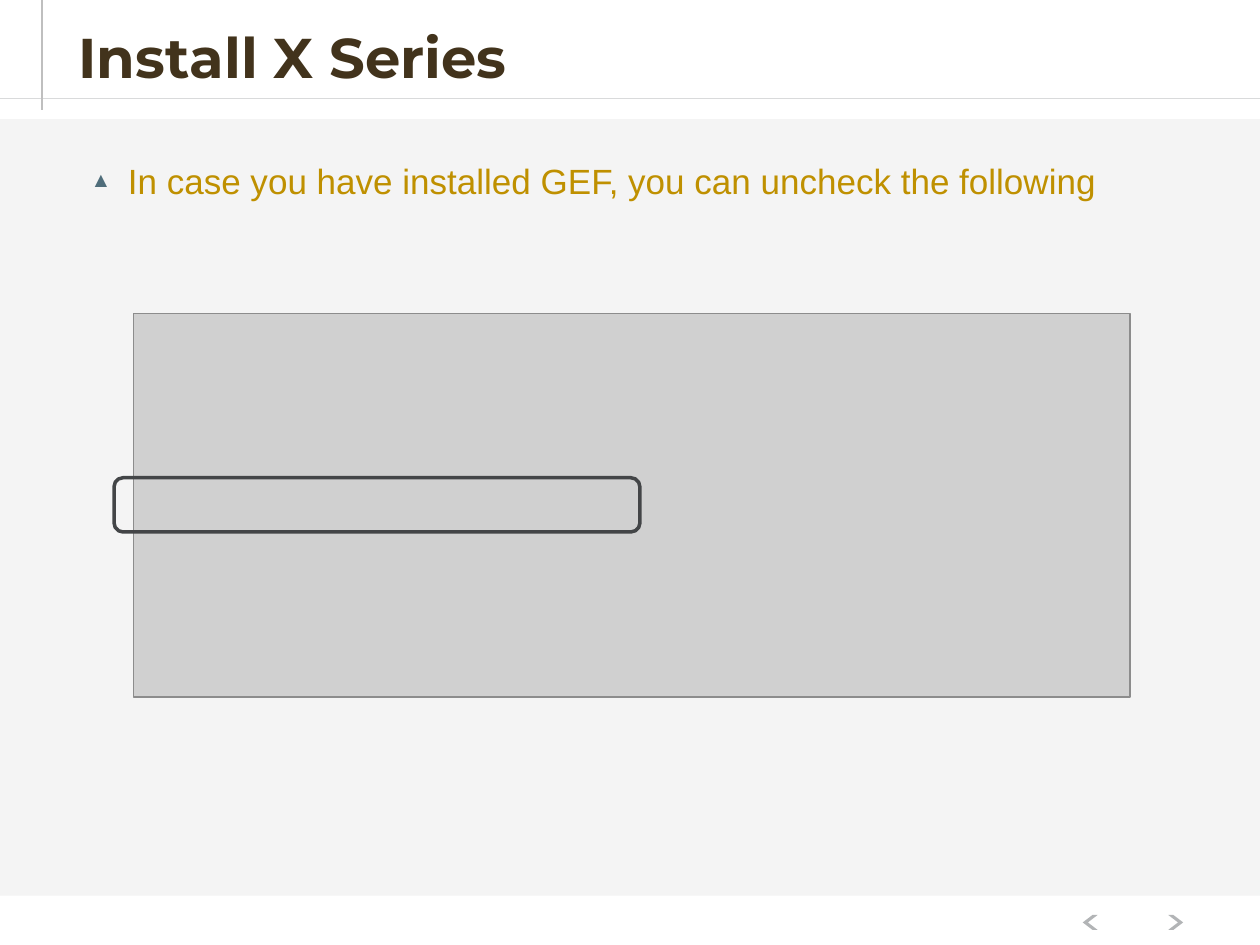
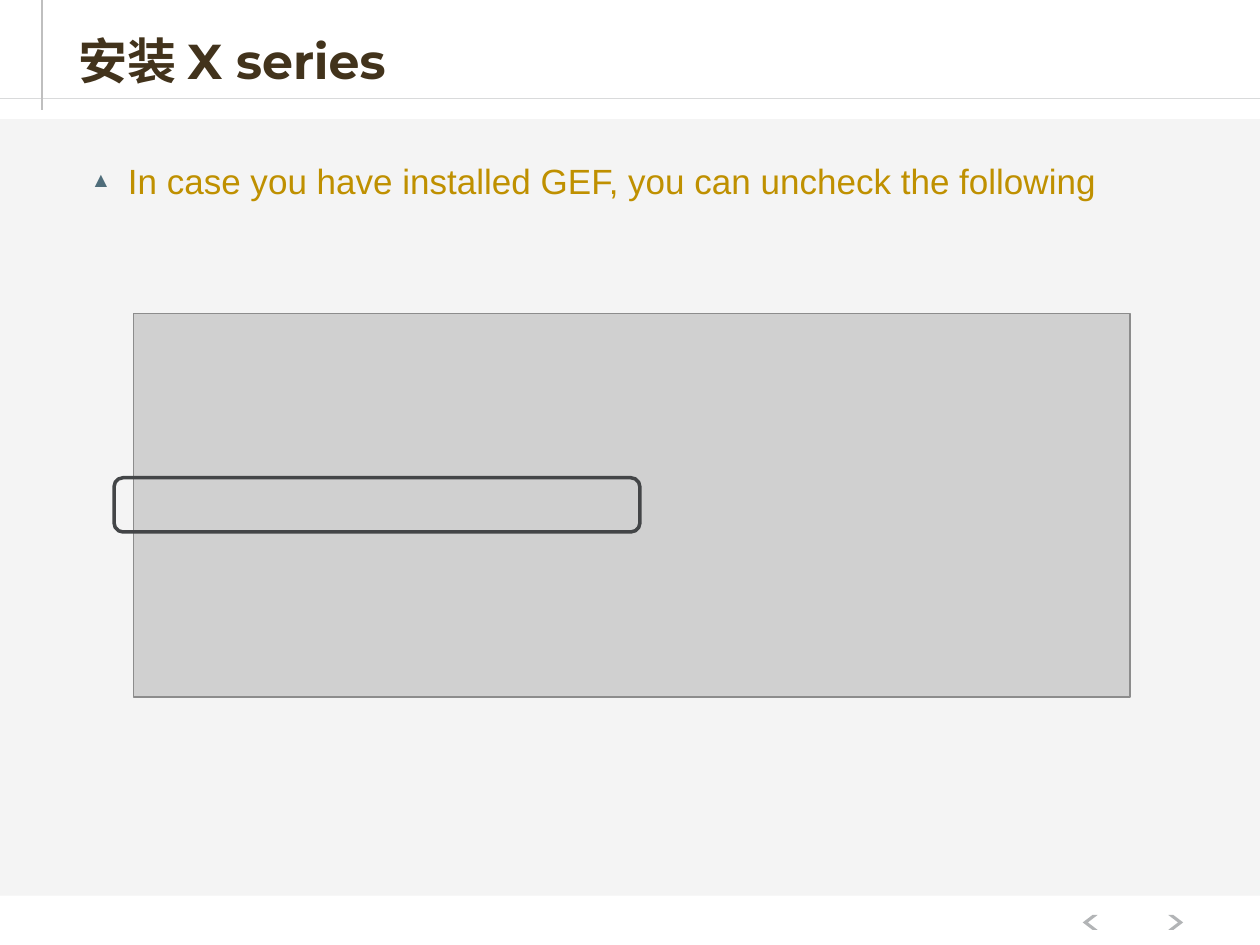
Before and after one commit to hejiehui/xross-tools-installer, a slide deck: slide 44 of doc/X-Series - 中文.pptx (slide 30 before the commit). Drawn at 1260x945 pixels with LibreOffice and Linux fonts; fonts in the diff are those of the drawing; grey boxes stand for pictures. Boxes give left, top, right and bottom in pixels: in the first picture for what was removed or moved away, otherwise in the second. Text is boxed around its words. In the diff, an @@ line names an element or a change of style, - is before the commit and + after.

```diff
--- a/doc/X-Series - 中文.pptx
+++ b/doc/X-Series - 中文.pptx
@@ title at (x1=78, y1=37, x2=385, y2=84): text changed; size 32 to 28 pt @@
-Install X Series
+安装 X series
```
Also in this commit, not shown: 26 other slides changed, 18 slides added, 3 slides removed.
